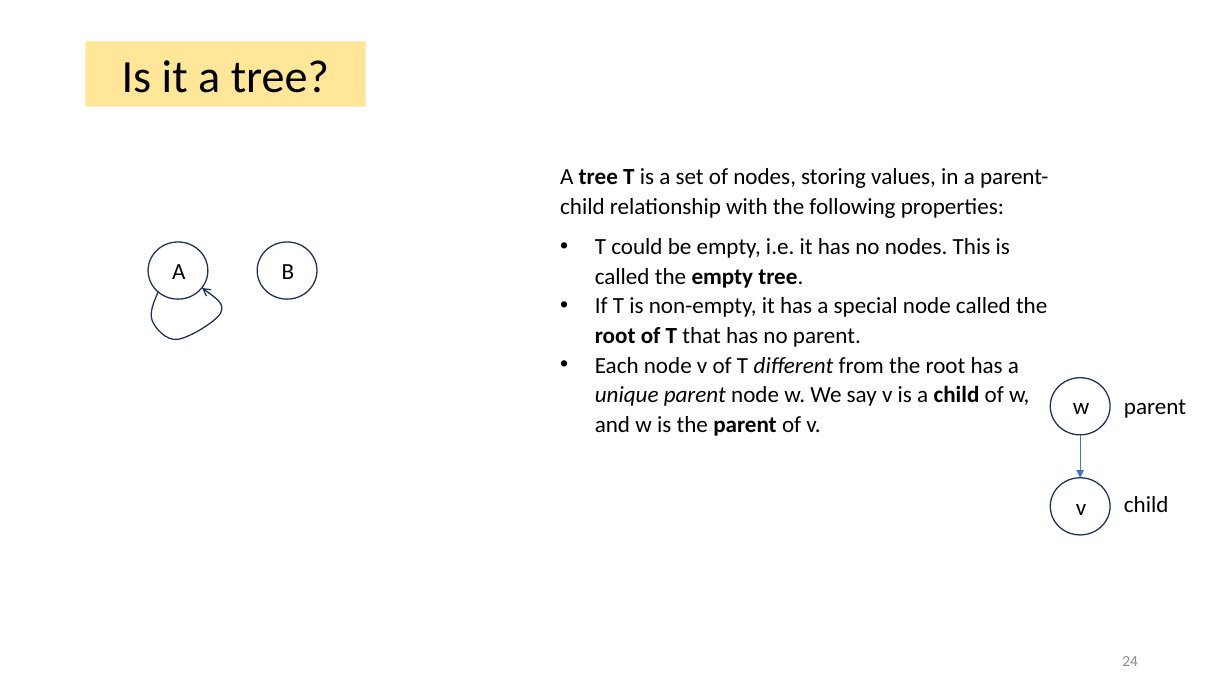
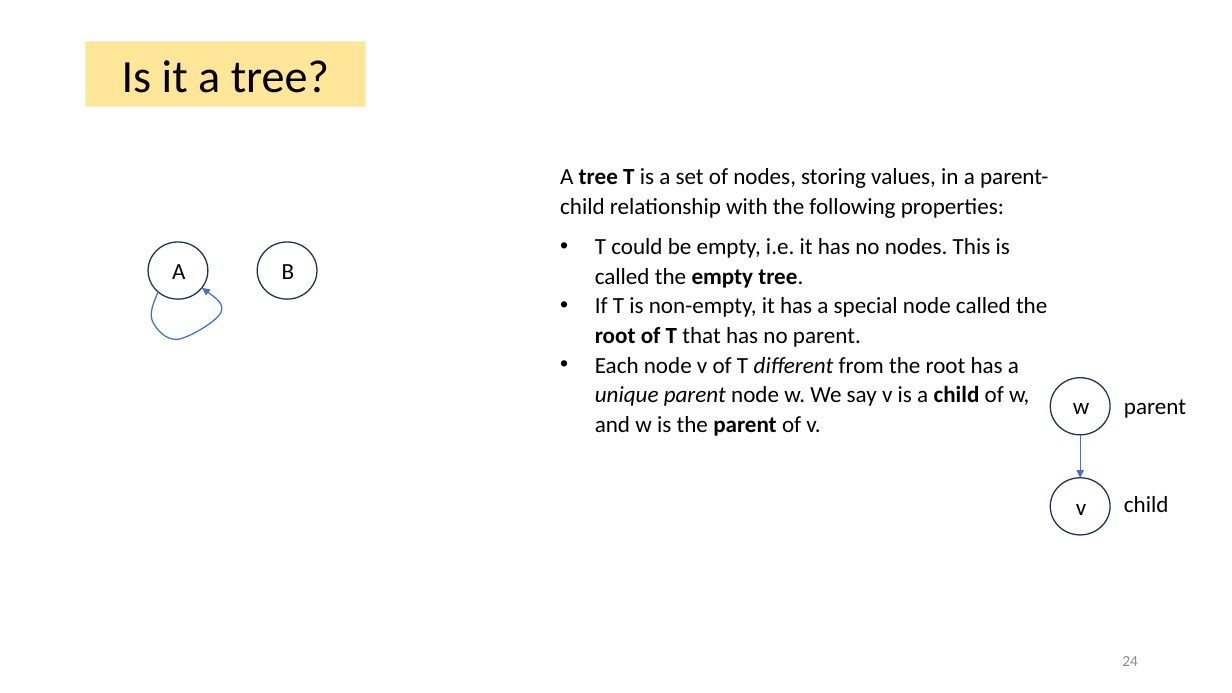
Before and after one commit to tjd1234/cmpt225fall2023, a slide deck: slide 24 of lecture_notes/week5/week5_trees.pptx. Drawn at 1232x693 pixels with LibreOffice and Linux fonts; fonts in the diff are those of the drawing. Boxes give left, top, right and bottom in pixels: in the first picture for what was removed or moved away, otherwise in the second. Text is boxed around its words. In the diff, an @@ line names an element or a change of style, - is before the commit and + after.

```diff
--- a/lecture_notes/week5/week5_trees.pptx
+++ b/lecture_notes/week5/week5_trees.pptx
@@ freeform shape at bbox=[152, 288, 222, 340]: outline #1E3256 1 pt to #4472C4 1 pt @@
```
Also in this commit, not shown: 4 other slides changed, 2 slides added, 2 slides removed, 3 other files.
